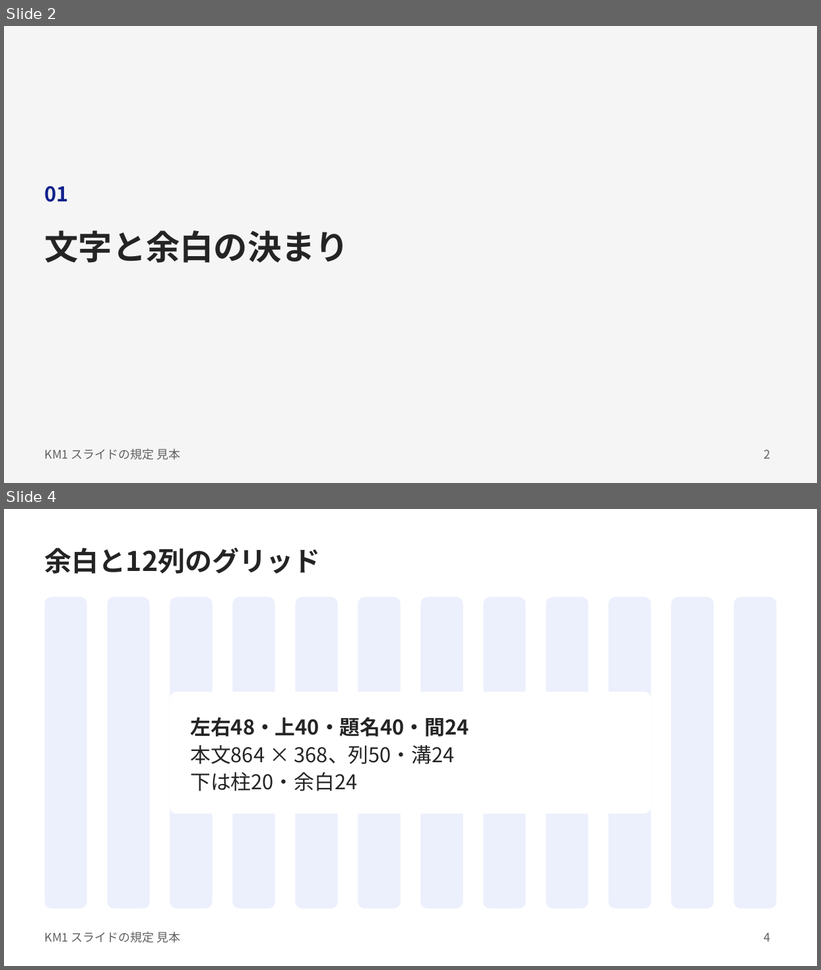
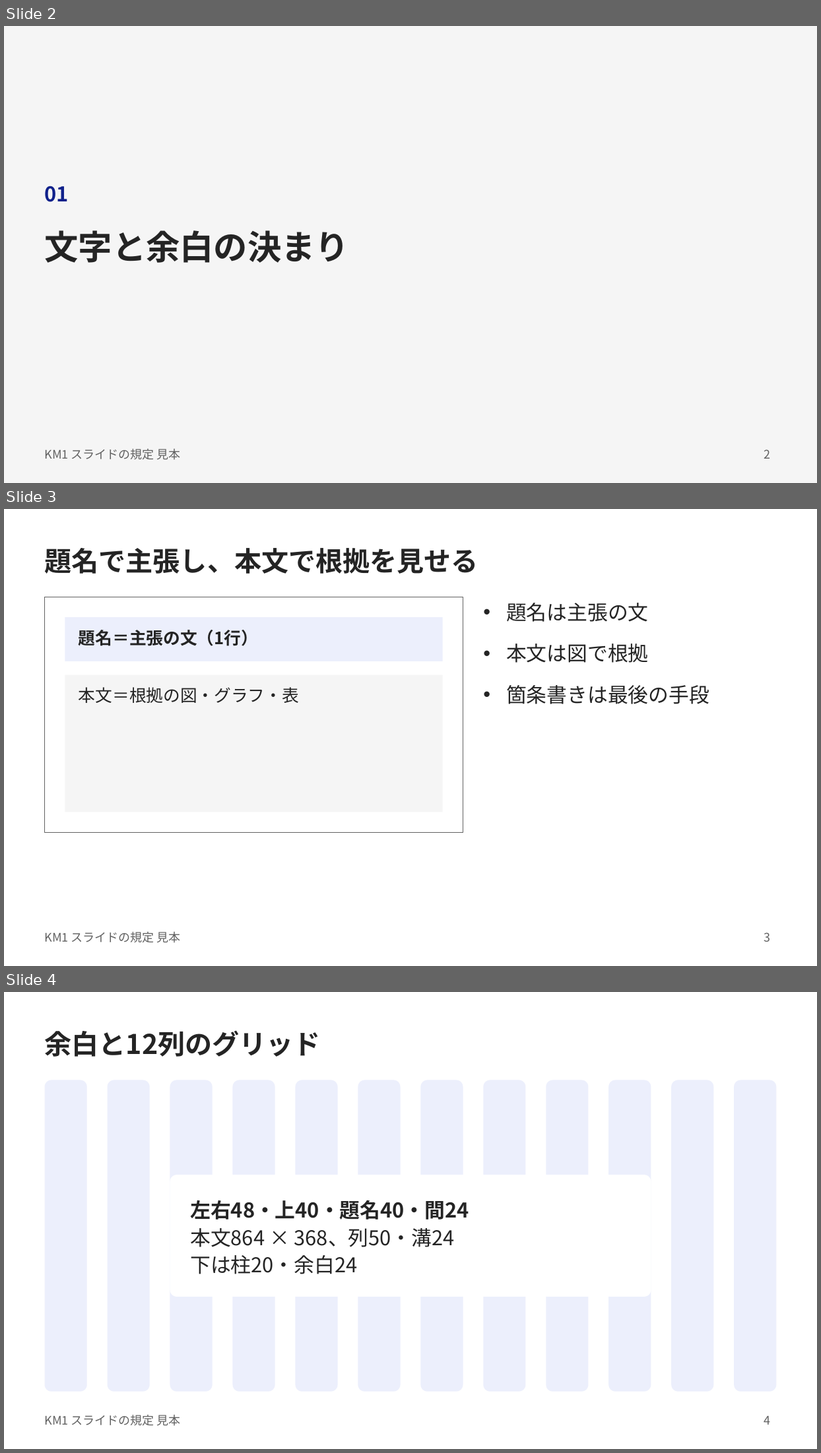
Before and after one commit to kami2news/km1-design-system, a slide deck: dist/KM1_スライド見本.pptx. Shown one above the other, each under a label of ours: slides 2 and 4 before the commit, slides 2, 3 and 4 after it; the slides between them are not shown. The pictures are 821x970 and 821x1453 pixels, drawn with LibreOffice and Linux fonts; fonts in the diff are those of the drawing. Boxes give left, top, right and bottom in pixels: in the first picture for what was removed or moved away, otherwise in the second. Text is boxed around its words. In the diff, an @@ line names an element or a change of style, - is before the commit and + after.

```diff
--- a/dist/KM1_スライド見本.pptx
+++ b/dist/KM1_スライド見本.pptx
@@ slide 3 added at [4,509,817,966], background #FFFFFF; not listed: 1 template element that a slide beside it also shows @@
@@ title added at [45,548,479,574], 32 pt, text #242424, bold @@
+題名で主張し、本文で根拠を見せる
@@ rectangle added at [45,597,463,832], fill #FFFFFF, outline #616161 0.75 pt @@
@@ text added at [506,603,710,704], 24 pt, text #242424 @@
+• 題名は主張の文
+• 本文は図で根拠
+• 箇条書きは最後の手段
@@ rectangle added at [65,618,443,661], fill #ECEFFC @@
@@ text added at [79,630,258,646], 20 pt, text #242424, bold @@
+題名＝主張の文（1行）
@@ rectangle added at [65,675,443,812], fill #F5F5F5 @@
@@ text added at [79,687,299,703], 20 pt, text #242424 @@
+本文＝根拠の図・グラフ・表
@@ page number added at [764,933,770,942], 14 pt, text #616161 @@
+3
```
Also in this commit, not shown: 3 slides changed, 1 other slide added, 2 slides removed, 7 other files.
